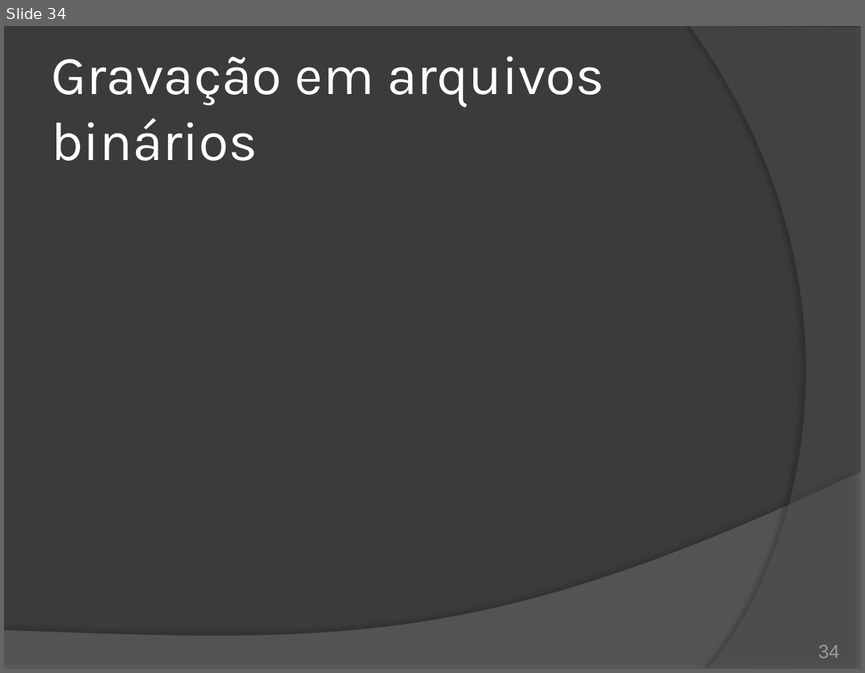
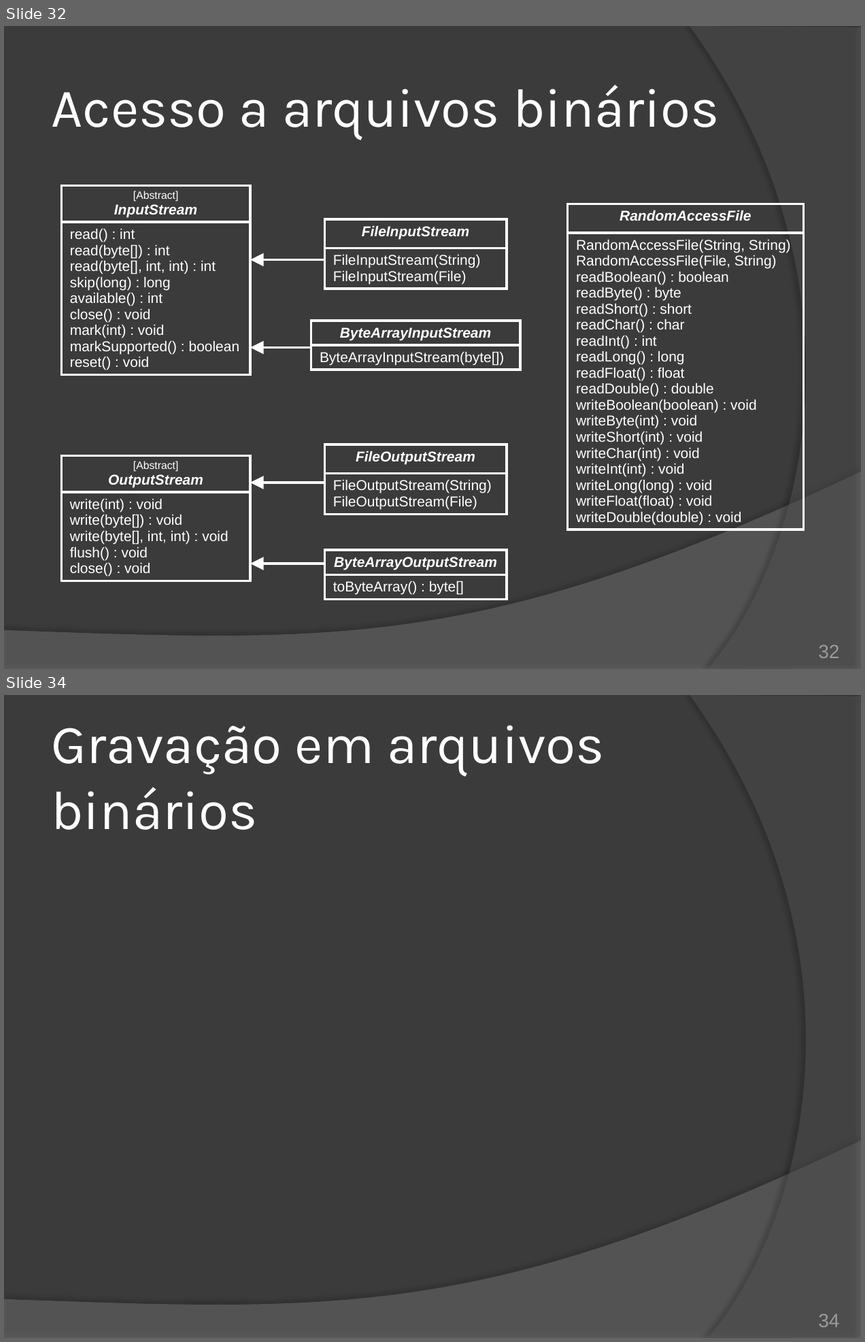
Before and after one commit to duchesqui/slzvieira-training, a slide deck: 2-Java-Programmer-Modulo-II/16.Capitulo10.pptx. Shown one above the other, each under a label of ours: slide 34 before the commit, slides 32 and 34 after it; the slides between them are not shown. The pictures are 865x673 and 865x1342 pixels, drawn with LibreOffice and Linux fonts; fonts in the diff are those of the drawing. Boxes give left, top, right and bottom in pixels: in the first picture for what was removed or moved away, otherwise in the second. Text is boxed around its words. In the diff, an @@ line names an element or a change of style, - is before the commit and + after.

```diff
--- a/2-Java-Programmer-Modulo-II/16.Capitulo10.pptx
+++ b/2-Java-Programmer-Modulo-II/16.Capitulo10.pptx
@@ slide 32 added at <box>4,26,861,669</box>, background #3B3B3B; not listed: 2 template elements that a slide beside it also shows @@
@@ title added at <box>51,84,719,140</box>, 46 pt, text #FFFFFF @@
+Acesso a arquivos binários
@@ table added at <box>61,185,250,386</box>, 2 rows, 1 columns @@
+[Abstract] / InputStream
+read() : int / read(byte[]) : int / read(byte[], int, int) : int / skip(long) : long / available() : int / close() : void / mark(int) : void / markSupported() : boolean / reset() : void
@@ table added at <box>567,204,804,550</box>, 2 rows, 1 columns @@
+RandomAccessFile
+RandomAccessFile(String, String) / RandomAccessFile(File, String) / readBoolean() : boolean / readByte() : byte / readShort() : short / readChar() : char / readInt() : int / readLong() : long / readFloat() : float / readDouble() : double / writeBoolean(boolean) : void / writeByte(int) : void / writeShort(int) : void / writeChar(int) : void / writeInt(int) : void / writeLong(long) : void / writeFloat(float) : void / writeDouble(double) : void
@@ table added at <box>324,219,507,291</box>, 2 rows, 1 columns @@
+FileInputStream
+FileInputStream(String) / FileInputStream(File)
@@ arrow added from (324, 260) to (250, 260), #FFFFFF 2.25 pt @@
@@ table added at <box>311,320,520,372</box>, 2 rows, 1 columns @@
+ByteArrayInputStream
+ByteArrayInputStream(byte[])
@@ arrow added from (311, 347) to (250, 347), #FFFFFF 2.25 pt @@
@@ table added at <box>324,444,507,516</box>, 2 rows, 1 columns @@
+FileOutputStream
+FileOutputStream(String) / FileOutputStream(File)
@@ table added at <box>61,455,250,588</box>, 2 rows, 1 columns @@
+[Abstract] / OutputStream
+write(int) : void / write(byte[]) : void / write(byte[], int, int) : void / flush() : void / close() : void
@@ arrow added from (324, 482) to (250, 482), #FFFFFF 2.25 pt @@
@@ table added at <box>324,550,507,601</box>, 2 rows, 1 columns @@
+ByteArrayOutputStream
+toByteArray() : byte[]
@@ arrow added from (324, 563) to (250, 563), #FFFFFF 2.25 pt @@
@@ page number added at <box>818,645,839,658</box>, 16 pt, text #9D9B9A @@
+32
```
Also in this commit, not shown: 14 slides changed, 8 other slides added, 1 slide removed, 8 other files.
